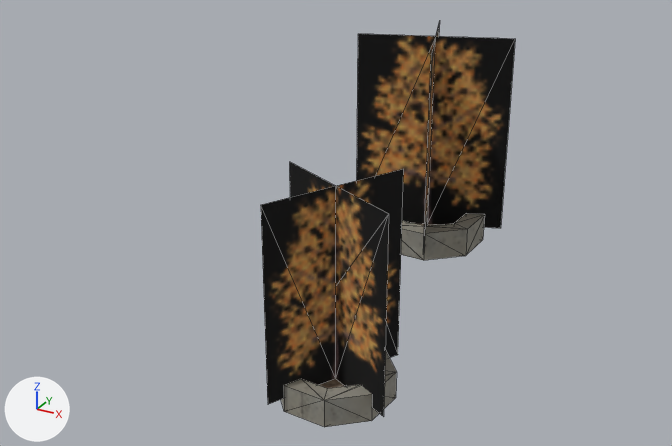
Before and after pictures for a commit that changed the OBJ model examples/vehicle-playground/res/models/urban/procgen-procpain-tree-park-large-x2z1.obj.
Rendered twice from a 50 mm lens placed at (-11.0, -46.1, 15.4), pointed at (-25.4, -19.9, 2.3). The lights are fixed; the arrows at lower left show +X, +Y and +Z. The older version comes first. Mesh edges are drawn as thin lines. Where no turn or scale is listed for an object, it has been applied to the vertices. Vertices at exactly the same position are counted once.

Names of what the first picture shows: 'procgen-procpain-tree-park-large-x2z1'.
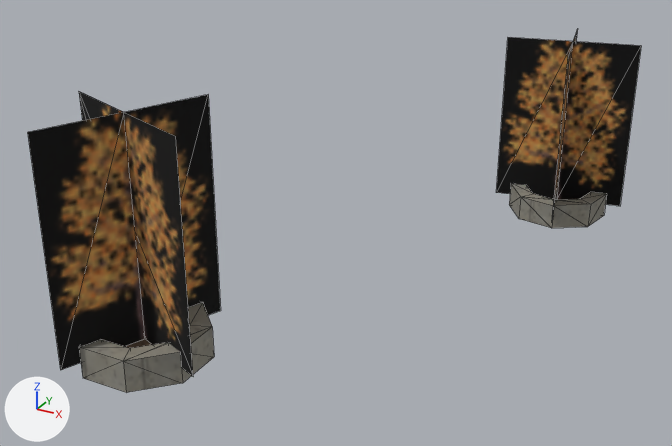
What differs and where, as boxes (x1, y1, x2, y2) in the pictures (672 x 446 px; the box of a moved part takes in the faces that stretch with it):
'procgen-procpain-tree-park-large-x2z1', reshaped (141% wider, 11% shorter)
    before: (261, 21, 515, 427)
    after: (28, 29, 641, 392)
part 1 of me_procgen_procpain_tree_park_large_x2z1, moved or reshaped
    before: (357, 21, 515, 252)
    after: (28, 92, 221, 376)
part 2 of me_procgen_procpain_tree_park_large_x2z1, moved or reshaped
    before: (261, 162, 404, 417)
    after: (496, 29, 641, 218)
part 3 of me_procgen_procpain_tree_park_large_x2z1, moved or reshaped
    before: (401, 213, 485, 260)
    after: (79, 302, 214, 392)
part 4 of me_procgen_procpain_tree_park_large_x2z1, moved or reshaped
    before: (281, 350, 397, 427)
    after: (509, 183, 607, 228)

Edits to the bpy script that builds the scene:
```text
Change me_procgen_procpain_tree_park_large_x2z1:
    used by ob_procgen_procpain_tree_park_large_x2z1; location = (0.0, 0.0, 0.0)
    remove me_procgen_procpain_tree_park_large_x2z1.from_pydata(...)  # 84 vertices, 136 faces; spans x -26.8..-20.0, y -28.1..-12.1, z 0.0..8.0
    add me_procgen_procpain_tree_park_large_x2z1.from_pydata(...)  # 84 vertices, 136 faces; spans x -30.8..-17.9, y -29.7..-7.2, z 0.0..7.8
    me_procgen_procpain_tree_park_large_x2z1 part 1: the loose piece of 10 vertices spanning x -26.8..-21.4, y -17.5..-12.1, z 0.5..8.0 is turned 48.5 degrees about the z axis through its middle and scaled by 0.976, then moved by (-4.1, -12.3, -0.1)
    me_procgen_procpain_tree_park_large_x2z1 part 2: the loose piece of 10 vertices spanning x -24.1..-20.0, y -28.1..-24.0, z 0.4..6.4 is turned 128.2 degrees about the z axis through its middle and scaled by 1.12, then moved by (1.6, 16.4, 0.4)
    me_procgen_procpain_tree_park_large_x2z1 part 3: the loose piece of 32 vertices spanning x -26.2..-22.0, y -16.9..-12.8, z 0.0..1.1 is turned 48.5 degrees about the z axis through its middle and scaled by 0.976, then moved by (-4.1, -12.3, 0.0)
    me_procgen_procpain_tree_park_large_x2z1 part 4: the loose piece of 32 vertices spanning x -23.7..-20.4, y -27.7..-24.4, z 0.0..0.9 is turned 128.2 degrees about the z axis through its middle and scaled by 1.12, then moved by (1.6, 16.4, 0.1)
```
